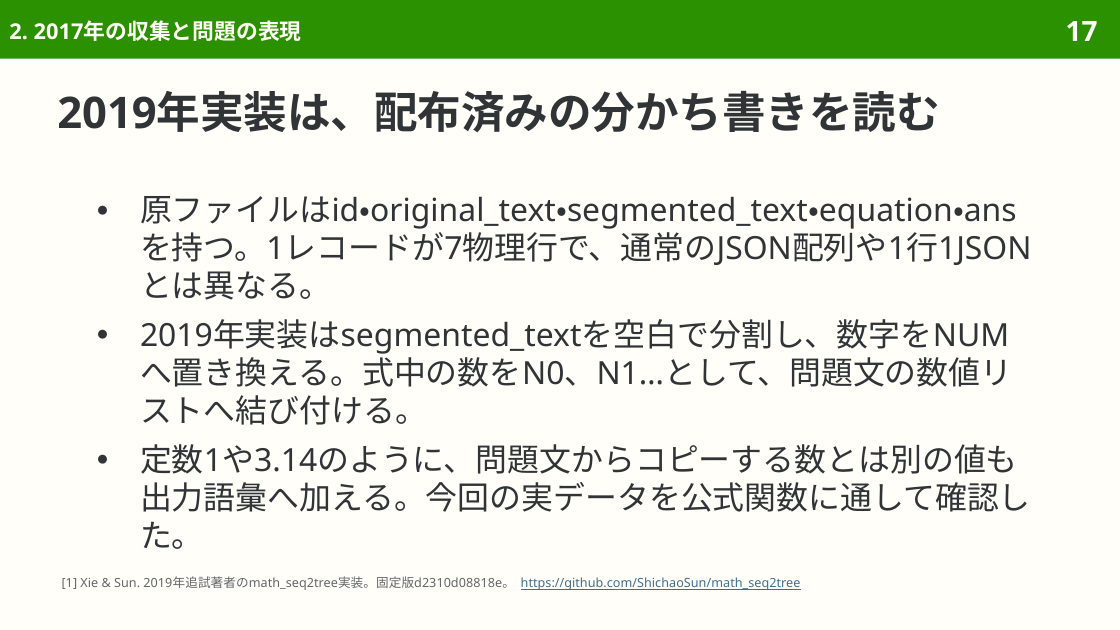
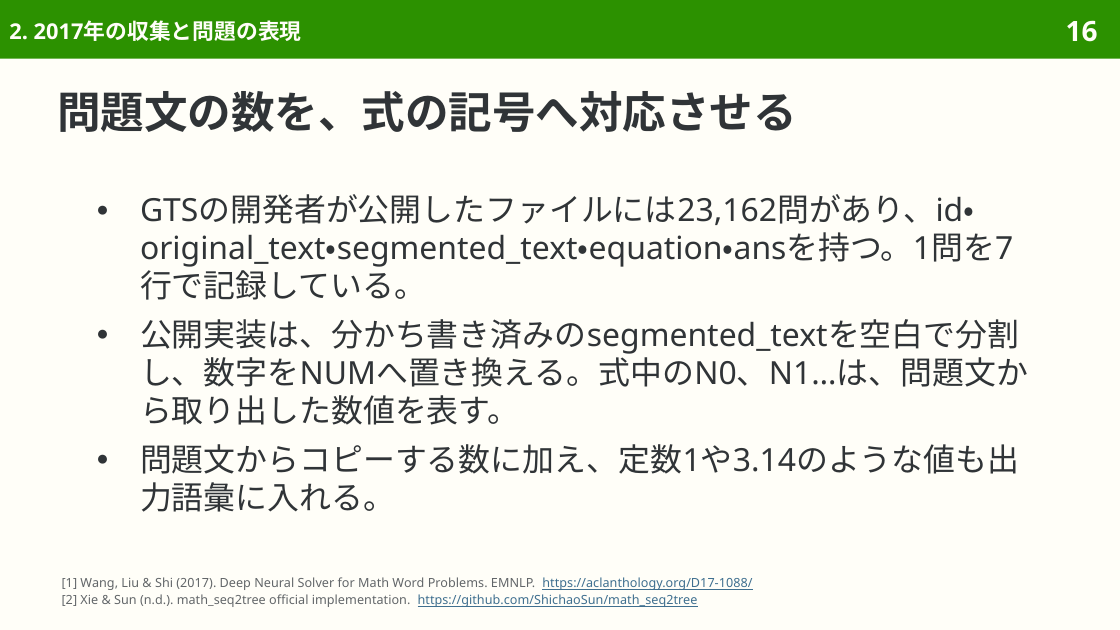
Before and after one commit to sasakiy84/datasets-in-10-minutes, a slide deck: slide 16 of slides/datasets-in-10-minutes-math23k.pptx (slide 17 before the commit). Drawn at 1120x630 pixels with LibreOffice and Linux fonts; fonts in the diff are those of the drawing. Boxes give left, top, right and bottom in pixels: in the first picture for what was removed or moved away, otherwise in the second. Text is boxed around its words. In the diff, an @@ line names an element or a change of style, - is before the commit and + after.

Commit message:
Rebuild Math23K around its original data, arithmetic examples and solver research

```diff
--- a/slides/datasets-in-10-minutes-math23k.pptx
+++ b/slides/datasets-in-10-minutes-math23k.pptx
@@ page number at [1066,20,1098,42]: text changed @@
-17
+16
@@ title at [57,91,796,132]: text changed @@
-2019年実装は、配布済みの分かち書きを読む
+問題文の数を、式の記号へ対応させる
@@ text at [140,194,1028,512]: text changed @@
-● 原ファイルはid・original_text・segmented_text・equation・ansを持つ。1レコードが7物理行で、通常のJSON配列や1行1JSONとは異なる。
-● 2019年実装はsegmented_textを空白で分割し、数字をNUMへ置き換える。式中の数をN0、N1…として、問題文の数値リストへ結び付ける。
-● 定数1や3.14のように、問題文からコピーする数とは別の値も出力語彙へ加える。今回の実データを公式関数に通して確認した。
+● GTSの開発者が公開したファイルには23,162問があり、id・original_text・segmented_text・equation・ansを持つ。1問を7行で記録している。
+● 公開実装は、分かち書き済みのsegmented_textを空白で分割し、数字をNUMへ置き換える。式中のN0、N1…は、問題文から取り出した数値を表す。
+● 問題文からコピーする数に加え、定数1や3.14のような値も出力語彙に入れる。
@@ text at [62,577,752,607]: text changed @@
-[1] Xie & Sun. 2019年追試著者のmath_seq2tree実装。固定版d2310d08818e。 https://github.com/ShichaoSun/math_seq2tree
+[1] Wang, Liu & Shi (2017). Deep Neural Solver for Math Word Problems. EMNLP. https://aclanthology.org/D17-1088/
+[2] Xie & Sun (n.d.). math_seq2tree official implementation. https://github.com/ShichaoSun/math_seq2tree
```
Also in this commit, not shown: 39 other slides changed, 1 slide added, 15 slides removed, 42 other files.
